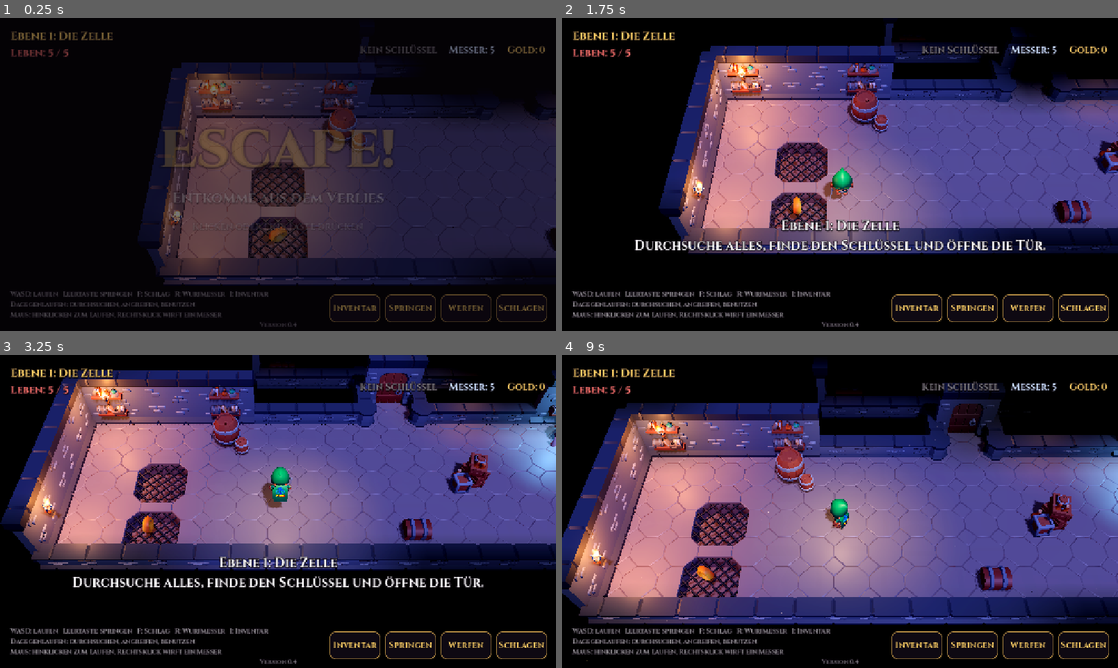
Above: before the commit, frames 1-4 (two rows, left to right).
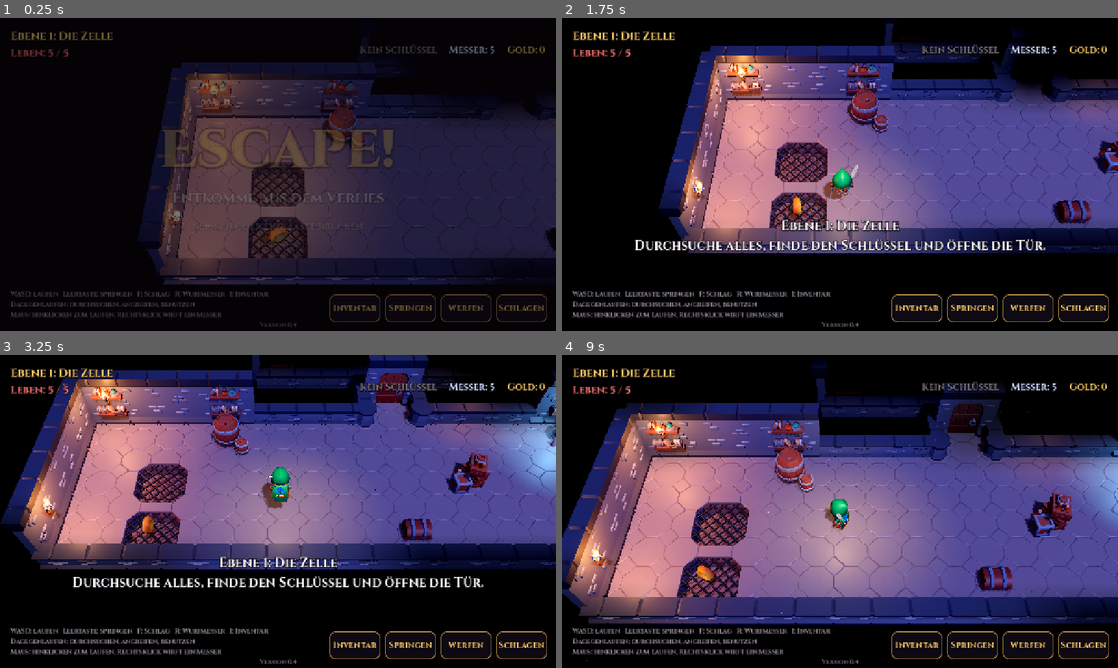
Above: after the commit, the same moments.

Repository: Devilbane/Escape
Game: Godot game, scene res://scenes/main.tscn
The game is run twice, just before and just after one commit, with the same random seed, the same clock (stepped at 60 frames per second) and the same inputs.
Inputs (mouse positions are in pixels of both pictures, inside the frame that each line leads up to):
- Up to frame 1 (0.25 s): no input
- Up to frame 2 (1.75 s): tap Enter at 0.5 s; move the mouse to (962, 158) at 0.52 s; hold Right (ui_right) 0.53-1.28 s; tap N at 0.6 s; click (962, 158) at 0.67 s; tap Space at 0.77, 1.52 s; move the mouse to (728, 190) at 1.27 s; hold Down (ui_down) from 1.28 s (still down); tap 1 at 1.35 s
- Up to frame 3 (3.25 s): move the mouse to (333, 442) at 2.02 s; release Down (ui_down) at 2.03 s; hold Right (ui_right) 2.03-2.78 s; tap 2 at 2.1 s; move the mouse to (250, 574) at 2.77 s; hold Up (ui_up) from 2.78 s (still down); tap 3 at 2.85 s; click (250, 574) at 2.92 s; tap Space at 3.02 s
- Up to frame 4 (9 s): move the mouse to (1006, 558) at 3.52 s; release Up (ui_up) at 3.53 s; hold Left (ui_left) 3.53-5.03 s; tap I at 3.6 s; tap Space at 3.77, 4.52 s; move the mouse to (673, 464) at 4.27 s; tap F at 4.35 s; move the mouse to (867, 511) at 5.02 s; hold Down (ui_down) 5.03-5.75 s; tap J at 5.1 s; click (867, 511) at 5.17 s; click "Inventar" at 5.75 s; click "Springen" at 6.5 s; click "Werfen" at 7.25 s; click "Schlagen" at 8 s; click "Schließen" at 8.75 s

Frame 1 is identical in both runs. In frame 2, less than 0.1% of the frame differs, in the area x 47-54%, y 46-58%; in frame 3, less than 0.1%; in frame 4, less than 0.1%.

Commit message:
Goldene Kordel an Umhang und Kapuze, weiße Feder an der Kapuze
Co-Authored-By: Claude Opus 5.5 <noreply@anthropic.com>
Claude-Session: https://claude.ai/code/session_01QGyVRgLkXQ7bY3FzbpWzyK

Diff:
--- a/scripts/effects.gd
+++ b/scripts/effects.gd
@@ -162,3 +162,99 @@
 	tween.tween_property(label, "global_position", pos + Vector3(0, 1.6, 0), 1.3).set_ease(Tween.EASE_OUT)
 	tween.parallel().tween_property(label, "modulate:a", 0.0, 1.3).set_delay(0.5)
 	tween.tween_callback(label.queue_free)
+
+
+## A round cord following a list of line segments ([from, to] pairs).
+static func cord_mesh(segments: Array, radius: float, material: Material) -> ArrayMesh:
+	const SIDES := 6
+	var st := SurfaceTool.new()
+	st.begin(Mesh.PRIMITIVE_TRIANGLES)
+	for seg in segments:
+		var a: Vector3 = seg[0]
+		var b: Vector3 = seg[1]
+		var along := (b - a).normalized()
+		var side := along.cross(Vector3.UP if absf(along.y) < 0.9 else Vector3.RIGHT).normalized()
+		var up := side.cross(along)
+		# Overlap each piece a little so the joints stay closed.
+		a -= along * radius * 0.6
+		b += along * radius * 0.6
+		for i in SIDES:
+			var t0 := TAU * i / SIDES
+			var t1 := TAU * (i + 1) / SIDES
+			var n0 := side * cos(t0) + up * sin(t0)
+			var n1 := side * cos(t1) + up * sin(t1)
+			for p in [[a, n0], [b, n0], [b, n1], [a, n0], [b, n1], [a, n1]]:
+				st.set_normal(p[1])
+				st.add_vertex(p[0] + p[1] * radius)
+	st.set_material(material)
+	return st.commit()
+
+
+## The open edges of a mesh: edges that belong to only one triangle.
+static func open_edges(mesh: Mesh) -> Array:
+	var arrays := mesh.surface_get_arrays(0)
+	var verts: PackedVector3Array = arrays[Mesh.ARRAY_VERTEX]
+	var index: PackedInt32Array = arrays[Mesh.ARRAY_INDEX]
+	var count := {}
+	var ends := {}
+	for t in range(0, index.size(), 3):
+		for k in 3:
+			var a := verts[index[t + k]]
+			var b := verts[index[t + (k + 1) % 3]]
+			var ka := Vector3i((a * 1000.0).round())
+			var kb := Vector3i((b * 1000.0).round())
+			var key := [ka, kb] if str(ka) < str(kb) else [kb, ka]
+			count[key] = count.get(key, 0) + 1
+			ends[key] = [a, b]
+	var result := []
+	for key in count:
+		if count[key] == 1:
+			result.append(ends[key])
+	return result
+
+
+## A soft white feather, about 0.7 m long, growing along +Y and curling back.
+static func feather_mesh() -> ArrayMesh:
+	const STEPS := 14
+	var st := SurfaceTool.new()
+	st.begin(Mesh.PRIMITIVE_TRIANGLES)
+	var spine := []
+	for i in STEPS + 1:
+		var t := float(i) / STEPS
+		spine.append(Vector3(0, t * 0.7, -t * t * 0.22))
+	for i in STEPS:
+		var t0 := float(i) / STEPS
+		var t1 := float(i + 1) / STEPS
+		# Narrow at the quill, widest past the middle, pointed at the tip.
+		# Every other step is a little narrower, which reads as separate barbs.
+		var w0 := 0.1 * sin(pow(t0, 0.8) * PI) * (1.0 if i % 2 == 0 else 0.8)
+		var w1 := 0.1 * sin(pow(t1, 0.8) * PI) * (0.8 if i % 2 == 0 else 1.0)
+		var p0: Vector3 = spine[i]
+		var p1: Vector3 = spine[i + 1]
+		# The vane droops a little towards its edges.
+		var l0 := p0 + Vector3(-w0, -w0 * 0.25, 0)
+		var r0 := p0 + Vector3(w0, -w0 * 0.25, 0)
+		var l1 := p1 + Vector3(-w1, -w1 * 0.25, 0)
+		var r1 := p1 + Vector3(w1, -w1 * 0.25, 0)
+		var n := (p1 - p0).cross(Vector3.RIGHT).normalized()
+		for p in [p0, l0, l1, p0, l1, p1, p0, p1, r1, p0, r1, r0]:
+			st.set_normal(n)
+			st.add_vertex(p)
+	var mat := StandardMaterial3D.new()
+	mat.albedo_color = Color(0.97, 0.96, 0.92)
+	mat.cull_mode = BaseMaterial3D.CULL_DISABLED
+	mat.roughness = 0.8
+	mat.emission_enabled = true
+	mat.emission = Color(0.55, 0.55, 0.52)
+	st.set_material(mat)
+	var mesh := st.commit()
+	# A thin pale quill down the middle.
+	var quill := StandardMaterial3D.new()
+	quill.albedo_color = Color(0.85, 0.82, 0.75)
+	var segments := []
+	for i in STEPS:
+		segments.append([spine[i] + Vector3(0, 0, 0.004), spine[i + 1] + Vector3(0, 0, 0.004)])
+	var quill_mesh := cord_mesh(segments, 0.008, quill)
+	mesh.add_surface_from_arrays(Mesh.PRIMITIVE_TRIANGLES, quill_mesh.surface_get_arrays(0))
+	mesh.surface_set_material(1, quill)
+	return mesh
--- a/scripts/player.gd
+++ b/scripts/player.gd
@@ -71,6 +71,7 @@
 		if node:
 			node.visible = false
 	_add_cape_logo()
+	_add_trim()
 	_anim = _model.find_child("AnimationPlayer", true, false)
 	for a in ["Idle", "Running_A", "Walking_A", "Jump_Idle"]:
 		_anim.get_animation(a).loop_mode = Animation.LOOP_LINEAR
@@ -83,6 +84,53 @@
 	lantern.omni_range = 8.5
 	lantern.position = Vector3(0, 3.2, 0.6)
 	add_child(lantern)
+
+
+## A golden cord along the edges of cape and hood, and a white feather on the hood.
+func _add_trim() -> void:
+	var gold := StandardMaterial3D.new()
+	gold.albedo_color = Color(1.0, 0.76, 0.28)
+	gold.metallic = 0.7
+	gold.roughness = 0.35
+	gold.emission_enabled = true
+	gold.emission = Color(0.35, 0.22, 0.05)
+	var cape := _model.find_child("Rogue_Cape", true, false) as MeshInstance3D
+	if cape:
+		var cord := MeshInstance3D.new()
+		cord.mesh = Effects.cord_mesh(Effects.open_edges(cape.mesh), 0.028, gold)
+		cape.add_child(cord)
+	var head := _model.find_child("Rogue_Head_Hooded", true, false) as MeshInstance3D
+	var skeleton := _model.find_child("Skeleton3D", true, false) as Skeleton3D
+	if head == null or skeleton == null:
+		return
+	# The hood is skinned to the head bone: move its rim into that bone's space.
+	var bind := Transform3D.IDENTITY
+	for i in head.skin.get_bind_count():
+		if head.skin.get_bind_name(i) == "head":
+			bind = head.skin.get_bind_pose(i)
+	# The front edge of the hood around the face, read off the model (right half).
+	var half := [Vector3(0, 1.80, 0.61), Vector3(0.11, 1.765, 0.565), Vector3(0.21, 1.735, 0.515),
+		Vector3(0.28, 1.70, 0.48), Vector3(0.34, 1.66, 0.45), Vector3(0.415, 1.605, 0.425),
+		Vector3(0.455, 1.48, 0.395), Vector3(0.43, 1.35, 0.385), Vector3(0.37, 1.275, 0.39),
+		Vector3(0.26, 1.235, 0.425), Vector3(0.15, 1.22, 0.435), Vector3(0, 1.205, 0.425)]
+	var loop := half.duplicate()
+	for i in range(half.size() - 2, 0, -1):
+		loop.append(half[i] * Vector3(-1, 1, 1))
+	var rim := []
+	for i in loop.size():
+		rim.append([bind * loop[i], bind * loop[(i + 1) % loop.size()]])
+	var attach := BoneAttachment3D.new()
+	attach.bone_name = "head"
+	skeleton.add_child(attach)
+	var hood_cord := MeshInstance3D.new()
+	hood_cord.mesh = Effects.cord_mesh(rim, 0.03, gold)
+	attach.add_child(hood_cord)
+	var feather := MeshInstance3D.new()
+	feather.mesh = Effects.feather_mesh()
+	feather.cast_shadow = GeometryInstance3D.SHADOW_CASTING_SETTING_OFF
+	# Tucked in on the left side of the hood, sweeping up and back.
+	feather.transform = Transform3D(Basis.from_euler(Vector3(-0.75, 0.0, -0.45)).scaled(Vector3.ONE * 1.3), bind * Vector3(0.47, 1.66, -0.05))
+	attach.add_child(feather)
 
 
 ## The glowing devilbane emblem on the back of the cape.
